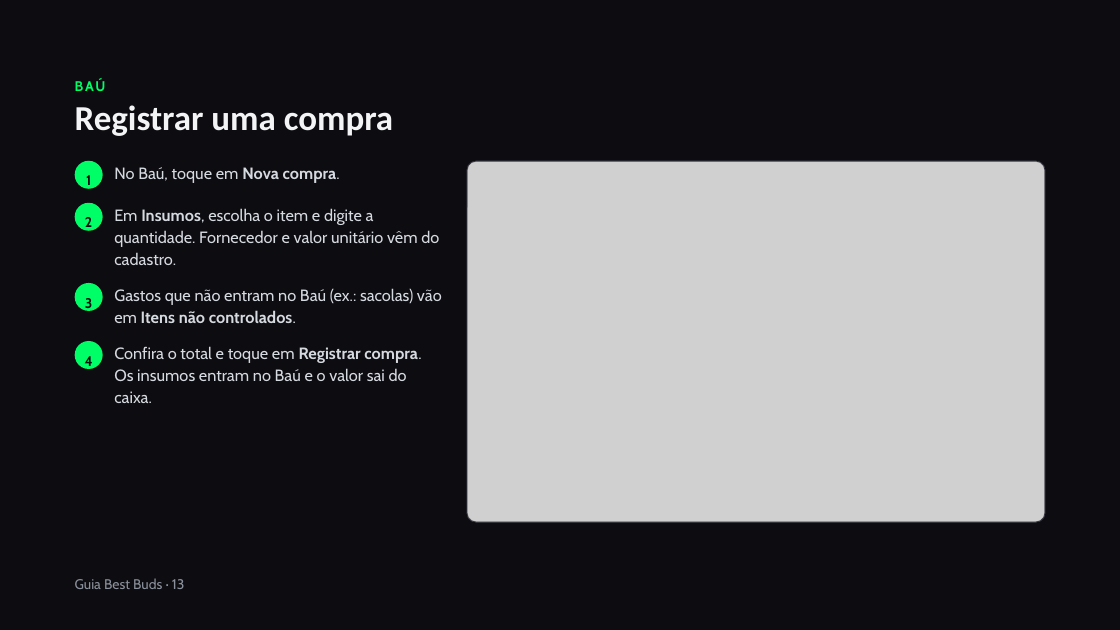
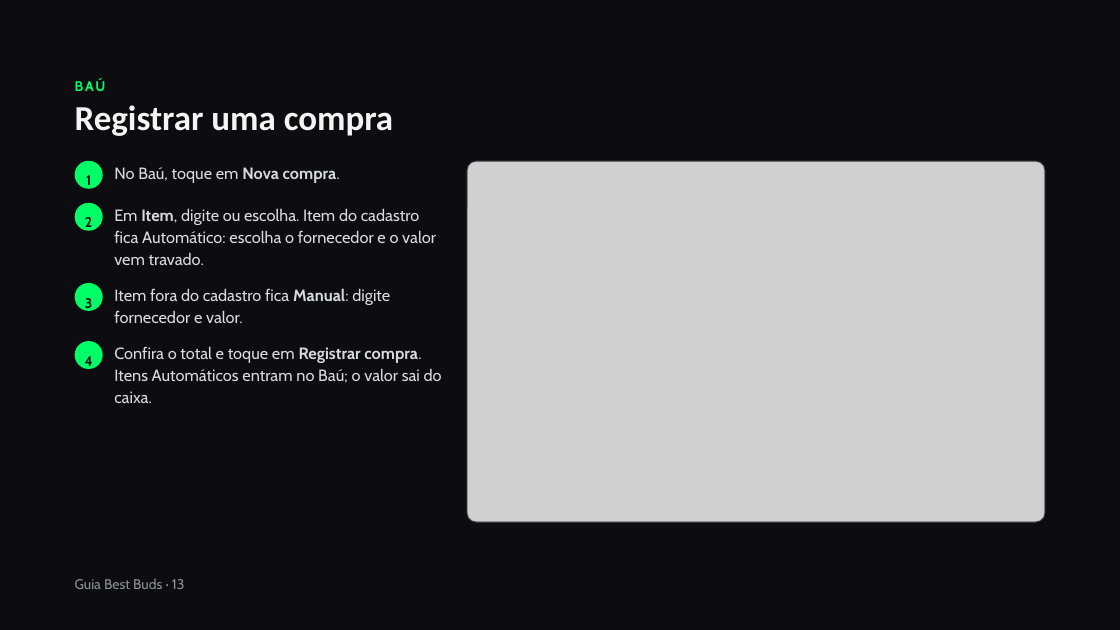
Before and after one commit to BESTBUDSOFC/BESTBUDS, a slide deck: slide 13 of docs/Guia_do_Sistema_Best_Buds.pptx. Drawn at 1120x630 pixels with LibreOffice and Linux fonts; fonts in the diff are those of the drawing; grey boxes stand for pictures. Boxes give left, top, right and bottom in pixels: in the first picture for what was removed or moved away, otherwise in the second. Text is boxed around its words. In the diff, an @@ line names an element or a change of style, - is before the commit and + after.

```diff
--- a/docs/Guia_do_Sistema_Best_Buds.pptx
+++ b/docs/Guia_do_Sistema_Best_Buds.pptx
@@ text at (114,208,436,265): text changed @@
-Em Insumos, escolha o item e digite a quantidade. Fornecedor e valor unitário vêm do cadastro.
+Em Item, digite ou escolha. Item do cadastro fica Automático: escolha o fornecedor e o valor vem travado.
@@ text at (114,288,390,323): text changed @@
-Gastos que não entram no Baú (ex.: sacolas) vão em Itens não controlados.
+Item fora do cadastro fica Manual: digite fornecedor e valor.
@@ text at (114,346,442,403): text changed @@
-Confira o total e toque em Registrar compra. Os insumos entram no Baú e o valor sai do caixa.
+Confira o total e toque em Registrar compra. Itens Automáticos entram no Baú; o valor sai do caixa.
```
Also in this commit, not shown: 10 other slides changed, 2 slides added, 1 other file.
